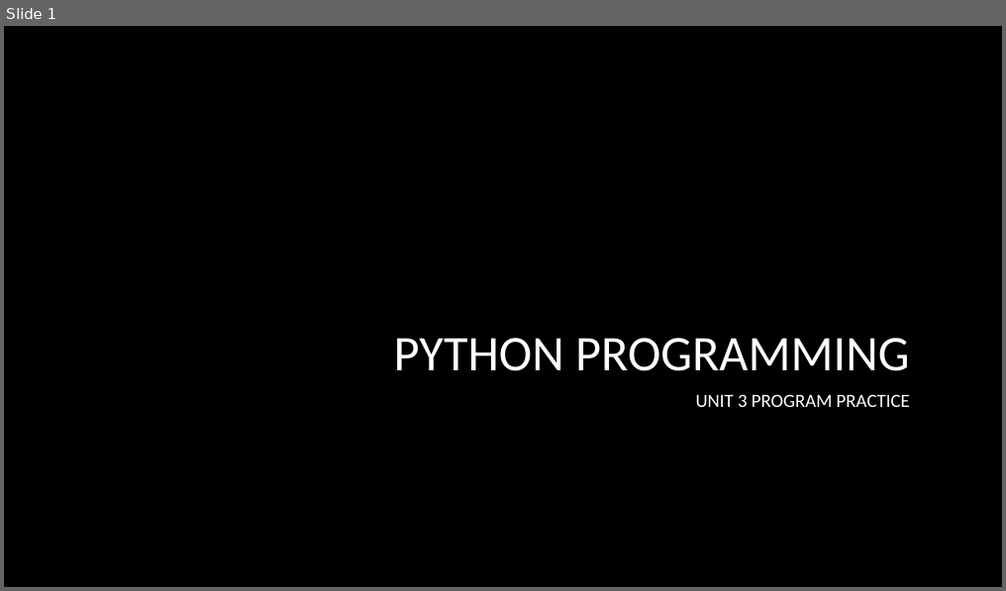
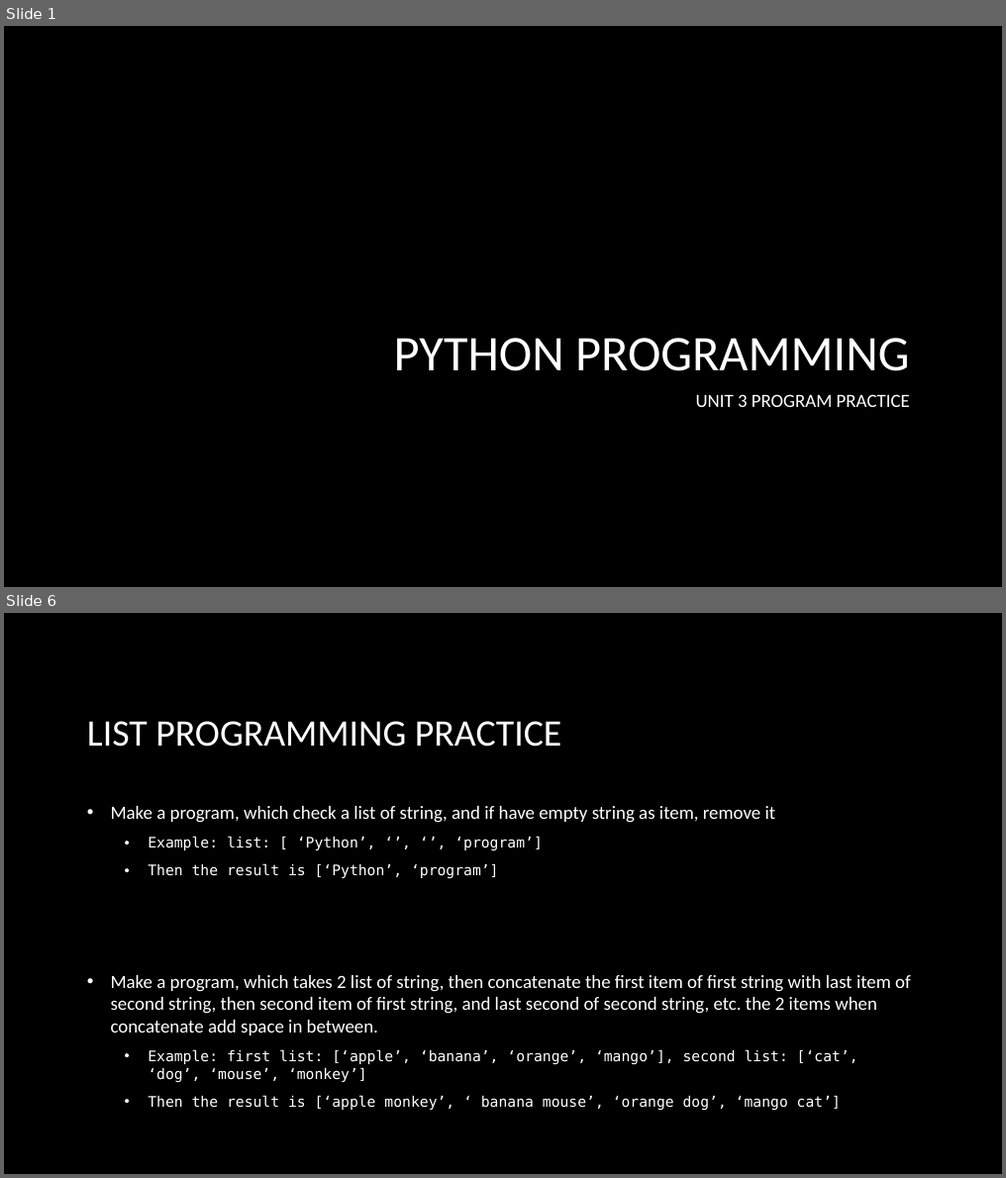
Before and after one commit to bon-netizen/Python-Class-Beginner, a slide deck: Py B - unit 3p.pptx. Shown one above the other, each under a label of ours: slide 1 before the commit, slides 1 and 6 after it; the slides between them are not shown. The pictures are 1006x591 and 1006x1178 pixels, drawn with LibreOffice and Linux fonts; fonts in the diff are those of the drawing; background and template pictures are left out. Boxes give left, top, right and bottom in pixels: in the first picture for what was removed or moved away, otherwise in the second. Text is boxed around its words. In the diff, an @@ line names an element or a change of style, - is before the commit and + after.

```diff
--- a/Py B - unit 3p.pptx
+++ b/Py B - unit 3p.pptx
@@ slide 6 added at [4, 613, 1002, 1174], background picture (left out) @@
@@ title added at [87, 721, 561, 747], 36 pt, text #FFFFFF @@
+LIST PROGRAMMING PRACTICE
@@ text added at [111, 806, 776, 878], 14 pt, text #FFFFFF @@
+• Make a program, which check a list of string, and if have empty string as item, remove it
+  • Example: list: [ ‘Python’, ‘’, ‘’, ‘program’]
+  • Then the result is [‘Python’, ‘program’]
@@ text added at [111, 975, 911, 1110], 18 pt, text #FFFFFF @@
+• Make a program, which takes 2 list of string, then concatenate the first item of first string with last item of second string, then second item of first string, and last second of second string, etc. the 2 items when concatenate add space in between.
+  • Example: first list: [‘apple’, ‘banana’, ‘orange’, ‘mango’], second list: [‘cat’, ‘dog’, ‘mouse’, ‘monkey’]
+  • Then the result is [‘apple monkey’, ‘ banana mouse’, ‘orange dog’, ‘mango cat’]
```
Also in this commit, not shown: 2 slides changed, 21 other slides added, 14 other files.
